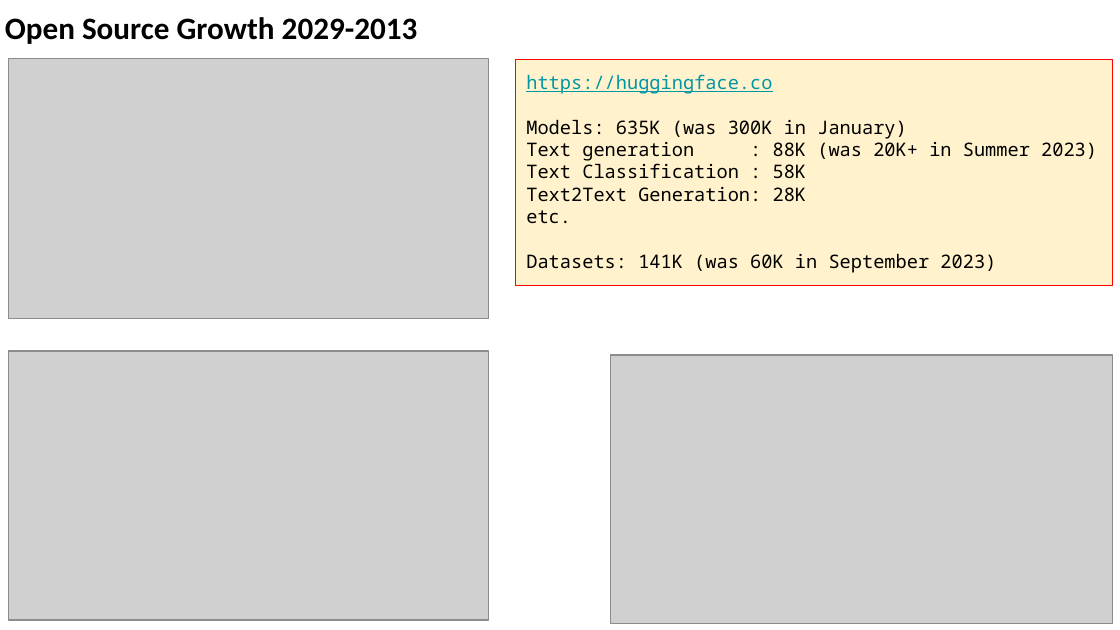
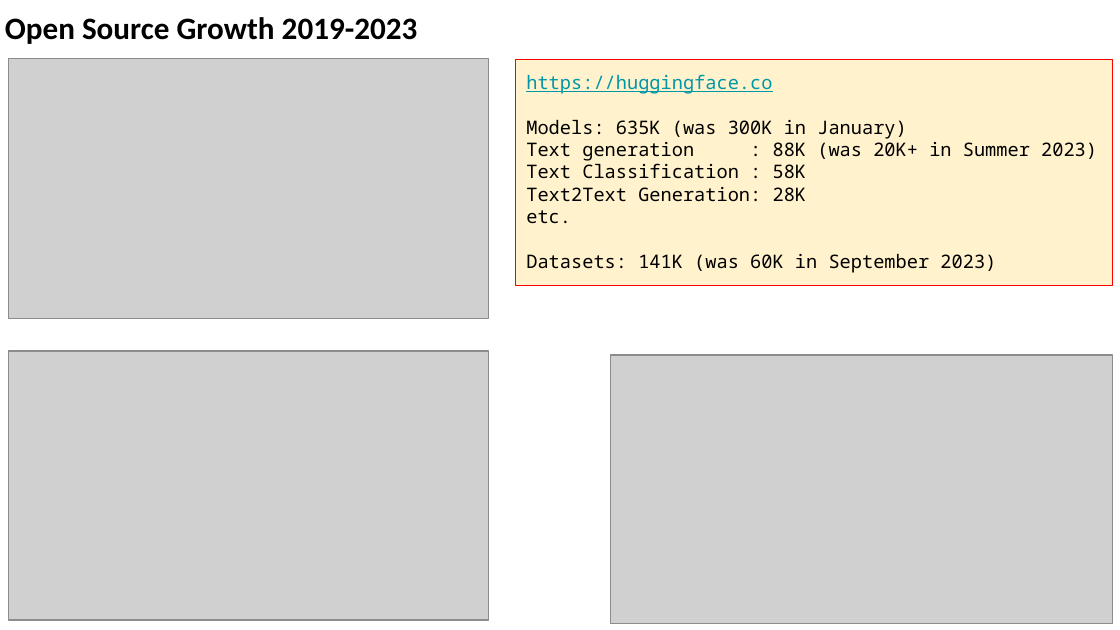
Before and after one commit to lselector/seminar, a slide deck: slide 17 of 2024/2024-05-03-AI-Updates.pptx. Drawn at 1120x630 pixels with LibreOffice and Linux fonts; fonts in the diff are those of the drawing; grey boxes stand for pictures. Boxes give left, top, right and bottom in pixels: in the first picture for what was removed or moved away, otherwise in the second. Text is boxed around its words. In the diff, an @@ line names an element or a change of style, - is before the commit and + after.

```diff
--- a/2024/2024-05-03-AI-Updates.pptx
+++ b/2024/2024-05-03-AI-Updates.pptx
@@ text at [5, 17, 418, 44]: text changed @@
-Open Source Growth 2029-2013
+Open Source Growth 2019-2023
```
Also in this commit, not shown: 2 other slides changed.
